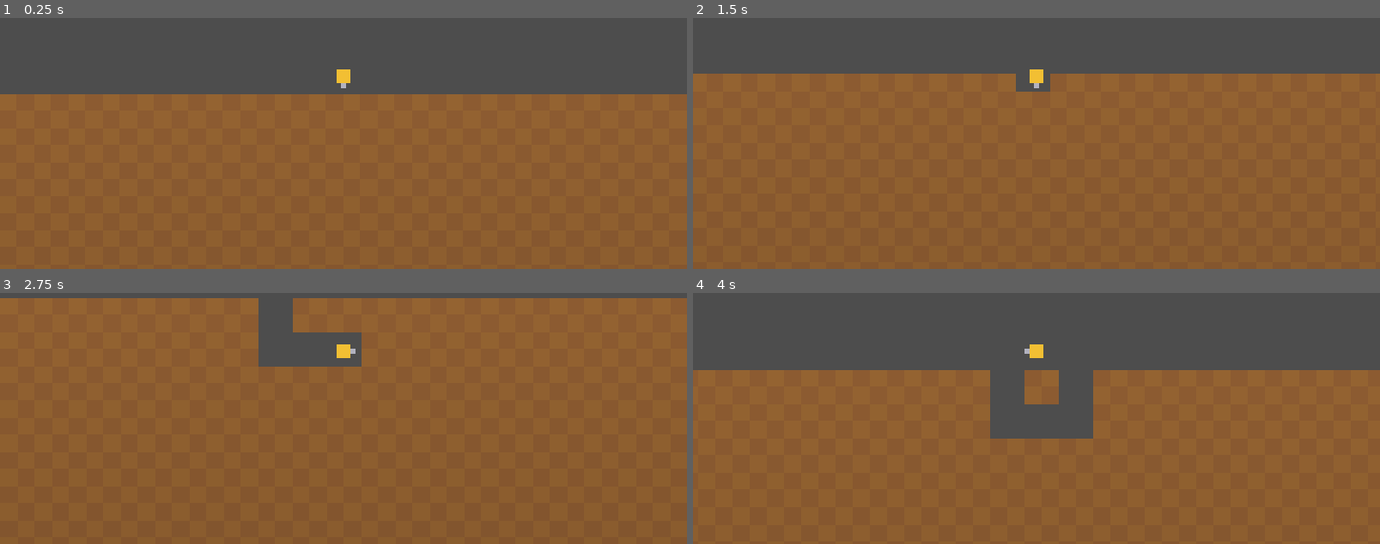
Above: before the commit, frames 1-4 (two rows, left to right).
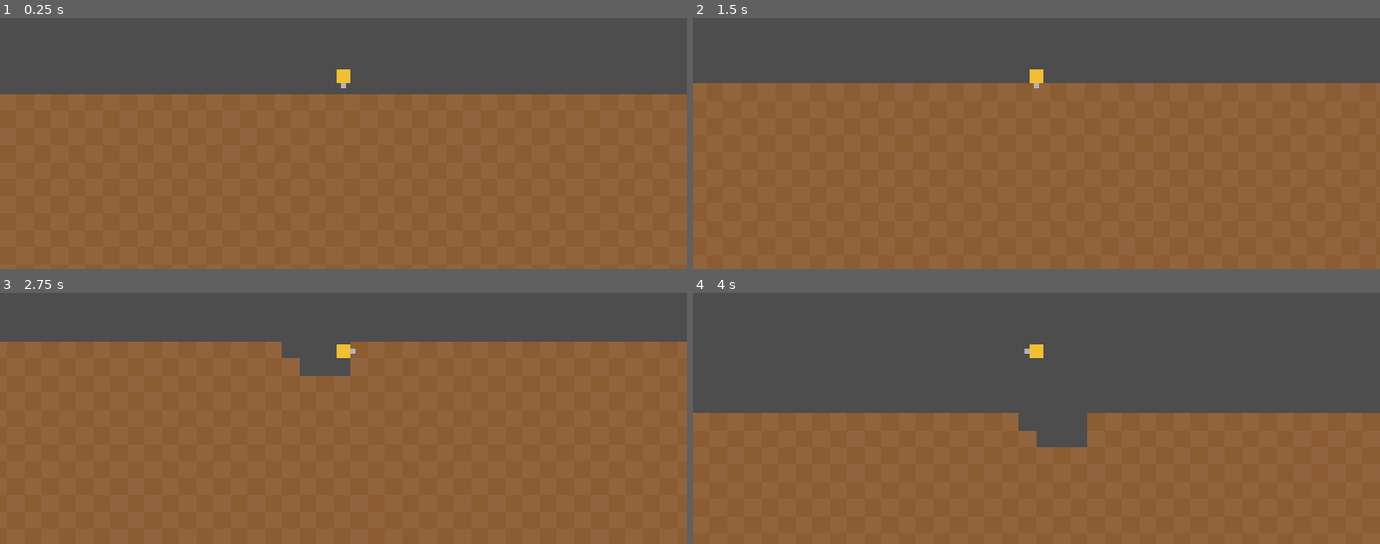
Above: after the commit, the same moments.

Repository: tygedavis/game-jam-2
Game: Godot game, scene res://scenes/main.tscn
Same seed, same stepped clock (60 frames per second), same inputs: the game is played once before the commit and once after it.
Inputs:
- Up to frame 1 (0.25 s): no input
- Up to frame 2 (1.5 s): tap Enter at 0.5 s; hold Right (ui_right) 0.53-1.28 s; tap Space at 1.25 s; hold Down (ui_down) from 1.28 s (still down)
- Up to frame 3 (2.75 s): release Down (ui_down) at 2.03 s; hold Right (ui_right) from 2.03 s (still down)
- Up to frame 4 (4 s): release Right (ui_right) at 2.78 s; hold Up (ui_up) 2.78-3.53 s; hold Left (ui_left) from 3.53 s (still down)

The runs differ from the first frame. In frame 2, 3.7% of the frame differs, in the area x 0-100%, y 22-30%; in frame 3, 17%, in the area x 0-100%, y 2-34%; in frame 4, 16%.

Commit message:
Milestone 2: auto-attack digs; endless formula-driven terrain
The drill attacks on a timer in its facing direction and damages dirt tiles
(shared stats for later enemy damage). Terrain is sparse and unbounded: tile
HP comes from a TerrainProfile formula, with optional LayerDef overrides for
named layers.

Co-Authored-By: Claude Sonnet 5.5 <noreply@anthropic.com>

Diff:
--- /dev/null
+++ b/data/layers/layer_1.tres
@@ -0,0 +1,8 @@
+[gd_resource type="Resource" script_class="LayerDef" load_steps=2 format=3]
+
+[ext_resource type="Script" path="res://scripts/data/layer_def.gd" id="1"]
+
+[resource]
+script = ExtResource("1")
+layer_index = 0
+display_name = "Topsoil"
--- /dev/null
+++ b/data/layers/layer_2.tres
@@ -0,0 +1,10 @@
+[gd_resource type="Resource" script_class="LayerDef" load_steps=2 format=3]
+
+[ext_resource type="Script" path="res://scripts/data/layer_def.gd" id="1"]
+
+[resource]
+script = ExtResource("1")
+layer_index = 1
+display_name = "Clay"
+use_color = true
+color = Color(0.45, 0.3, 0.3, 1)
--- /dev/null
+++ b/data/terrain_profile.tres
@@ -0,0 +1,12 @@
+[gd_resource type="Resource" script_class="TerrainProfile" load_steps=2 format=3]
+
+[ext_resource type="Script" path="res://scripts/data/terrain_profile.gd" id="1"]
+
+[resource]
+script = ExtResource("1")
+layer_height = 40
+base_hp = 10.0
+hp_growth = 1.8
+base_color = Color(0.55, 0.36, 0.2, 1)
+hue_step = 0.07
+darken_per_layer = 0.04
--- a/scenes/main.tscn
+++ b/scenes/main.tscn
@@ -1,14 +1,22 @@
-[gd_scene load_steps=4 format=3]
+[gd_scene load_steps=7 format=3]
 
 [ext_resource type="Script" path="res://scripts/main.gd" id="1"]
 [ext_resource type="Script" path="res://scripts/terrain.gd" id="2"]
 [ext_resource type="Script" path="res://scripts/drill.gd" id="3"]
+
+[ext_resource type="Script" path="res://scripts/data/layer_def.gd" id="6"]
+[ext_resource type="Script" path="res://scripts/data/terrain_profile.gd" id="7"]
+[ext_resource type="Resource" path="res://data/terrain_profile.tres" id="8"]
+[ext_resource type="Resource" path="res://data/layers/layer_1.tres" id="4"]
+[ext_resource type="Resource" path="res://data/layers/layer_2.tres" id="5"]
 
 [node name="Main" type="Node2D"]
 script = ExtResource("1")
 
 [node name="Terrain" type="Node2D" parent="."]
 script = ExtResource("2")
+profile = ExtResource("8")
+overrides = Array[ExtResource("6")]([ExtResource("4"), ExtResource("5")])
 
 [node name="Drill" type="Node2D" parent="."]
 script = ExtResource("3")
--- /dev/null
+++ b/scripts/data/layer_def.gd
@@ -0,0 +1,13 @@
+class_name LayerDef
+extends Resource
+## Optional hand-authored override for one depth layer (name, colour, HP, later: enemies,
+## trinkets, art). Layers without an override use the TerrainProfile formula.
+
+## Which layer this overrides (0 = topmost).
+@export var layer_index := 0
+@export var display_name := "Layer"
+## Overrides the formula's tile HP when > 0.
+@export var tile_hp := 0.0
+## Overrides the formula's colour when use_color is true.
+@export var use_color := false
+@export var color := Color(0.55, 0.36, 0.2)
--- /dev/null
+++ b/scripts/data/terrain_profile.gd
@@ -0,0 +1,29 @@
+class_name TerrainProfile
+extends Resource
+## Formula for the endless ground. Any layer without a LayerDef override uses this,
+## so deeper layers need no data files.
+
+## Rows per depth layer.
+@export var layer_height := 40
+## Tile HP in layer 0.
+@export var base_hp := 10.0
+## HP multiplier for each deeper layer (tile_hp = base_hp * hp_growth ^ layer).
+@export var hp_growth := 1.8
+## Colour of layer 0; deeper layers shift hue and darken.
+@export var base_color := Color(0.55, 0.36, 0.2)
+@export var hue_step := 0.07
+@export var darken_per_layer := 0.04
+
+
+func layer_of(row: int) -> int:
+	return maxi(row, 0) / layer_height
+
+
+func hp_for_layer(layer: int) -> float:
+	return base_hp * pow(hp_growth, layer)
+
+
+func color_for_layer(layer: int) -> Color:
+	var h := fposmod(base_color.h + layer * hue_step, 1.0)
+	var c := Color.from_hsv(h, base_color.s, base_color.v)
+	return c.darkened(clampf(layer * darken_per_layer, 0.0, 0.6))
--- a/scripts/drill.gd
+++ b/scripts/drill.gd
@@ -1,15 +1,24 @@
 class_name Drill
 extends Node2D
 ## Player drill vehicle. Moves in four directions; blocked by dirt.
-## Milestone 1: pushing into dirt digs it. Milestone 2 replaces this with the auto-attack.
+## The auto-attack fires on a timer in the facing direction and damages dirt
+## (digging) and, later, enemies. Stats here are shared by both.
 
 @export var speed := 180.0
-@export var dig_interval := 0.18
+## Seconds between attacks.
+@export var attack_interval := 0.4
+## Damage per attack.
+@export var attack_damage := 10.0
+## How far past the drill's edge the attack reaches, in pixels.
+@export var attack_reach := 20.0
+## Half-width of the attack, in pixels.
+@export var attack_area := 15.0
 
 var terrain: Terrain
 var facing := Vector2i.DOWN
 var _half := Vector2(12, 12)
-var _dig_timer := 0.0
+var _attack_timer := 0.0
+var _flash := 0.0
 
 
 func _physics_process(delta: float) -> void:
@@ -20,10 +29,11 @@
 	_move_axis(Vector2(step.x, 0))
 	_move_axis(Vector2(0, step.y))
 
-	_dig_timer -= delta
-	if input != Vector2i.ZERO and _dig_timer <= 0.0 and _blocked(position + Vector2(input) * (speed * delta + 1.0)):
-		_dig_front()
-		_dig_timer = dig_interval
+	_attack_timer -= delta
+	if _attack_timer <= 0.0:
+		_attack_timer = attack_interval
+		_attack()
+	_flash = maxf(_flash - delta, 0.0)
 	queue_redraw()
 
 
@@ -56,13 +66,24 @@
 	return false
 
 
-func _dig_front() -> void:
-	var probe := position + Vector2(facing) * (_half.x + 4.0)
-	terrain.dig(terrain.world_to_cell(probe))
-	# Also clear the neighbors in the perpendicular direction so the tunnel fits the drill.
-	var side := Vector2(facing.y, facing.x).abs() * 10.0
-	terrain.dig(terrain.world_to_cell(probe + side))
-	terrain.dig(terrain.world_to_cell(probe - side))
+## The attack area in local space: from the drill's center out past its edge by `attack_reach`.
+func attack_rect() -> Rect2:
+	var reach := _half.x + attack_reach
+	if facing.x != 0:
+		return Rect2(0.0 if facing.x > 0 else -reach, -attack_area, reach, attack_area * 2.0)
+	return Rect2(-attack_area, 0.0 if facing.y > 0 else -reach, attack_area * 2.0, reach)
+
+
+func _attack() -> void:
+	_flash = 0.08
+	var r := attack_rect()
+	r.position += position
+	var a := terrain.world_to_cell(r.position)
+	var b := terrain.world_to_cell(r.end - Vector2(0.01, 0.01))
+	for y in range(a.y, b.y + 1):
+		for x in range(a.x, b.x + 1):
+			terrain.damage(Vector2i(x, y), attack_damage)
+	# Enemies take damage from the same attack in milestone 3.
 
 
 func _draw() -> void:
@@ -70,3 +91,5 @@
 	draw_rect(Rect2(-_half, _half * 2.0), Color(0.95, 0.75, 0.2))
 	var nose := Vector2(facing) * (_half.x + 6.0)
 	draw_circle(nose, 6.0, Color(0.7, 0.7, 0.75))
+	if _flash > 0.0:
+		draw_rect(attack_rect(), Color(1, 1, 1, 0.35))
--- a/scripts/terrain.gd
+++ b/scripts/terrain.gd
@@ -1,38 +1,73 @@
 class_name Terrain
 extends Node2D
-## Destructible grid of dirt. Row 0 is the first underground row; rows < 0 are open sky.
-## Visuals are drawn here as placeholder rects; swap _draw for a TileMapLayer when art arrives.
+## Endless destructible ground. Rows < 0 are open sky; row 0 is the first dirt row and
+## depth is unbounded. Only tiles that have been damaged or dug are stored; any other
+## tile is untouched dirt whose HP comes from the depth formula (TerrainProfile) or a
+## LayerDef override. Visuals are placeholder rects.
 
 const TILE := 32
 const WIDTH := 60
-const DEPTH := 150
 
-var _solid := PackedByteArray()
+@export var profile: TerrainProfile
+## Optional hand-authored layers (name, colour, HP overrides), keyed by layer_index.
+@export var overrides: Array[LayerDef] = []
+
+var _override_by_layer := {}
+var _tiles := {} # Vector2i -> current HP (<= 0 means dug out)
 var _view := Rect2()
 
 
 func _ready() -> void:
-	_solid.resize(WIDTH * DEPTH)
-	_solid.fill(1)
+	for o in overrides:
+		_override_by_layer[o.layer_index] = o
+
+
+func max_hp(row: int) -> float:
+	var layer := profile.layer_of(row)
+	var o: LayerDef = _override_by_layer.get(layer)
+	if o and o.tile_hp > 0.0:
+		return o.tile_hp
+	return profile.hp_for_layer(layer)
+
+
+func layer_color(row: int) -> Color:
+	var layer := profile.layer_of(row)
+	var o: LayerDef = _override_by_layer.get(layer)
+	if o and o.use_color:
+		return o.color
+	return profile.color_for_layer(layer)
+
+
+func layer_name(row: int) -> String:
+	var layer := profile.layer_of(row)
+	var o: LayerDef = _override_by_layer.get(layer)
+	return o.display_name if o else "Layer %d" % (layer + 1)
+
+
+func _hp_at(cell: Vector2i) -> float:
+	return _tiles.get(cell, max_hp(cell.y))
 
 
 func is_solid(cell: Vector2i) -> bool:
-	if cell.x < 0 or cell.x >= WIDTH or cell.y >= DEPTH:
-		return true # world walls and floor
+	if cell.x < 0 or cell.x >= WIDTH:
+		return true # world walls
 	if cell.y < 0:
 		return false # sky
-	return _solid[cell.y * WIDTH + cell.x] == 1
+	return _hp_at(cell) > 0.0
 
 
 func is_dirt(cell: Vector2i) -> bool:
-	return cell.x >= 0 and cell.x < WIDTH and cell.y >= 0 and cell.y < DEPTH \
-		and _solid[cell.y * WIDTH + cell.x] == 1
+	return cell.x >= 0 and cell.x < WIDTH and cell.y >= 0 and _hp_at(cell) > 0.0
 
 
-func dig(cell: Vector2i) -> void:
-	if is_dirt(cell):
-		_solid[cell.y * WIDTH + cell.x] = 0
-		queue_redraw()
+## Damages a dirt tile. Returns true if it broke.
+func damage(cell: Vector2i, amount: float) -> bool:
+	if not is_dirt(cell):
+		return false
+	var hp := maxf(_hp_at(cell) - amount, 0.0)
+	_tiles[cell] = hp
+	queue_redraw()
+	return hp <= 0.0
 
 
 func world_to_cell(pos: Vector2) -> Vector2i:
@@ -47,10 +82,15 @@
 func _draw() -> void:
 	var from := world_to_cell(_view.position)
 	var to := world_to_cell(_view.end)
-	for y in range(maxi(from.y, 0), mini(to.y, DEPTH - 1) + 1):
+	for y in range(maxi(from.y, 0), to.y + 1):
+		var full := max_hp(y)
+		var base := layer_color(y)
 		for x in range(maxi(from.x, 0), mini(to.x, WIDTH - 1) + 1):
-			if _solid[y * WIDTH + x] == 1:
-				var shade := clampf(0.55 - y * 0.003, 0.2, 0.55)
-				var checker := 0.03 if (x + y) % 2 == 0 else 0.0
-				draw_rect(Rect2(x * TILE, y * TILE, TILE, TILE),
-					Color(shade + checker, shade * 0.65 + checker, shade * 0.35))
+			var hp := _hp_at(Vector2i(x, y))
+			if hp <= 0.0:
+				continue
+			var c := base.lightened(0.05) if (x + y) % 2 == 0 else base
+			# Damaged tiles darken so progress is visible.
+			if hp < full:
+				c = c.darkened(1.0 - hp / full)
+			draw_rect(Rect2(x * TILE, y * TILE, TILE, TILE), c)
Not shown, added: scripts/data/layer_def.gd.uid
Not shown, added: scripts/data/terrain_profile.gd.uid
